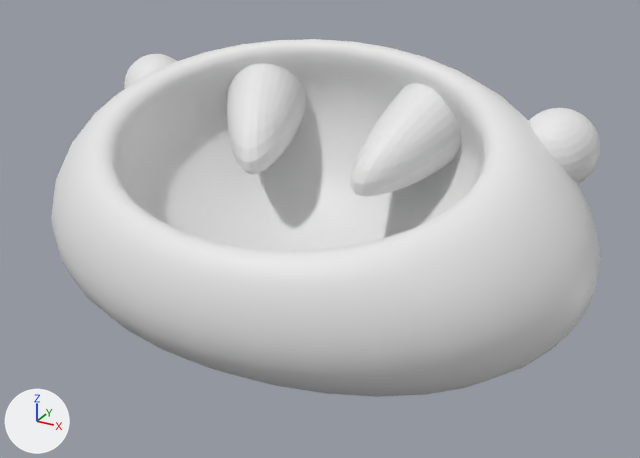
One commit to the Blender file Blender/Models/Zobbler.blend: the scene before it, then after it.
Camera for both pictures: a 50 mm camera at (2.26, -4.04, 1.91) aimed at (0.08, -0.08, -0.07). Lighting does not change. The marker at lower left points along +X, +Y and +Z. The first picture is the older version.

Before the edit, the objects in view are built like this:
```python
me_cylinder = bpy.data.meshes.new('Cylinder')
me_cylinder.from_pydata(...)  # 42 vertices, 40 faces; spans x -1.94..1.94, y -1.35..1.19, z -1.02..0.99
me_cylinder.polygons.foreach_set('use_smooth', [True] * 40)
me_cylinder_001 = bpy.data.meshes.new('Cylinder.001')
me_cylinder_001.from_pydata(...)  # 17 vertices, 12 faces; spans x -1.28..1.28, y -1.28..1.28, z -1.0..3.59
me_sphere = bpy.data.meshes.new('Sphere')
me_sphere.from_pydata(...)  # a UV sphere (32 segments, 16 rings, poles along z) spanning x -1.0..1.0, y -1.0..1.0, z -1.0..1.0
ob_cylinder = bpy.data.objects.new('Cylinder', me_cylinder)
ob_cylinder.location = (0.0, 0.0, 0.0)
_m = ob_cylinder.modifiers.new('Subdivision', 'SUBSURF')
_m.levels = 4
ob_cylinder_001 = bpy.data.objects.new('Cylinder.001', me_cylinder_001)
ob_cylinder_001.location = (-0.483, 0.266, 0.421)
ob_cylinder_001.rotation_euler = (2.009, -0.15, 0.308)  # degrees (115, -8.6, 18)
ob_cylinder_001.scale = (0.226, 0.226, 0.226)
_m = ob_cylinder_001.modifiers.new('Mirror', 'MIRROR')
_m.mirror_object = ob_empty
_m = ob_cylinder_001.modifiers.new('Subdivision', 'SUBSURF')
_m.levels = 3
ob_sphere = bpy.data.objects.new('Sphere', me_sphere)
ob_sphere.location = (-1.263, 0.252, 0.488)
ob_sphere.rotation_euler = (0.492, 0.0, 0.0)  # degrees (28, 0, 0)
ob_sphere.scale = (0.204, 0.204, 0.204)
_m = ob_sphere.modifiers.new('Mirror', 'MIRROR')
_m.mirror_object = ob_empty
```
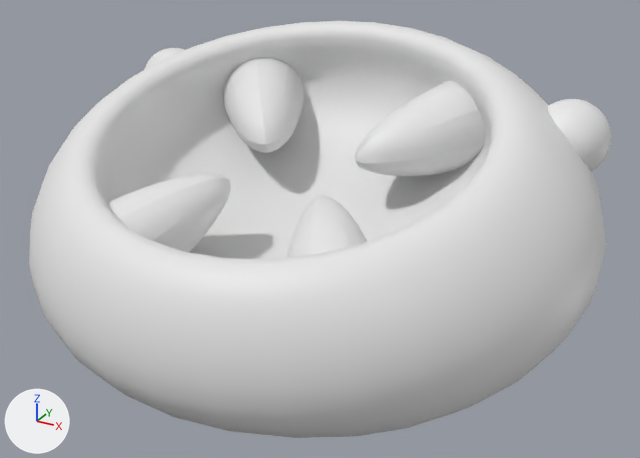
What differs and where, as boxes (x1, y1, x2, y2) in the pictures (640 x 458 px):
'Cylinder', reshaped (16% taller): before (51, 39, 600, 397); after (29, 21, 606, 438)
'Cylinder.001', moved, turned: before (227, 63, 461, 196); after (223, 58, 485, 176)
'Cylinder.002', added: after (107, 174, 368, 257)
'Sphere', moved: before (124, 54, 600, 184); after (144, 48, 611, 172)

Patch to the scene script:
```diff
--- a/Blender/Models/Zobbler.blend.py
+++ b/Blender/Models/Zobbler.blend.py
@@ me_cylinder @@
 # used by ob_cylinder; location = (0.0, 0.0, 0.0)
-me_cylinder.from_pydata(...)  # 42 vertices, 40 faces; spans x -1.94..1.94, y -1.35..1.19, z -1.02..0.99
+me_cylinder.from_pydata(...)  # 42 vertices, 40 faces; spans x -1.93..1.93, y -1.72..1.66, z -1.02..1.05
+# me_cylinder part 1: 42 of 42 vertices moved; they spanned x -1.94..1.94, y -1.35..1.19, z -1.02..0.99 and now span x -1.93..1.93, y -1.72..1.66, z -1.02..1.05; mean shift (0.0, 0.01, 0.03)
@@ me_cylinder_002 @@
+me_cylinder_002.from_pydata([(0.0, 1.28, -1.0), (0.0, 0.93, 1.02), (0.9, 0.9, -1.0), (0.66, 0.66, 1.02), (1.28, 0.0, -1.0), (0.93, 0.0, 1.02), (0.9, -0.9, -1.0), (0.66, -0.66, 1.02), (0.0, -1.28, -1.0), (0.0, -0.93, 1.02), (-0.9, -0.9, -1.0), (-0.66, -0.66, 1.02), (-1.28, 0.0, -1.0), (-0.93, 0.0, 1.02), (-0.9, 0.9, -1.0), (-0.66, 0.66, 1.02), (0.0, 0.0, 3.59)], [], [(0, 1, 3, 2), (2, 3, 5, 4), (4, 5, 7, 6), (6, 7, 9, 8), (8, 9, 11, 10), (10, 11, 13, 12), (13, 11, 9, 16), (12, 13, 15, 14), (14, 15, 1, 0), (15, 13, 16, 1), (1, 16, 5, 3), (16, 9, 7, 5)])
+me_cylinder_002.polygons.foreach_set('use_smooth', [True] * 12)
@@ ob_sphere @@
 ob_sphere = bpy.data.objects.new('Sphere', me_sphere)
-ob_sphere.location = (-1.263, 0.252, 0.488)
+ob_sphere.location = (-1.274, 0.448, 0.488)
 ob_sphere.rotation_euler = (0.492, 0.0, 0.0)  # degrees (28, 0, 0)
@@ ob_cylinder_001 @@
 ob_cylinder_001 = bpy.data.objects.new('Cylinder.001', me_cylinder_001)
-ob_cylinder_001.location = (-0.483, 0.266, 0.421)
-ob_cylinder_001.rotation_euler = (2.009, -0.15, 0.308)  # degrees (115, -8.6, 18)
+ob_cylinder_001.location = (-0.542, 0.36, 0.421)
+ob_cylinder_001.rotation_euler = (1.721, -0.139, 0.56)  # degrees (99, -8, 32)
 ob_cylinder_001.scale = (0.226, 0.226, 0.226)
@@ ob_cylinder_002 @@
+ob_cylinder_002 = bpy.data.objects.new('Cylinder.002', me_cylinder_002)
+ob_cylinder_002.location = (-0.53, -0.775, 0.056)
+ob_cylinder_002.rotation_euler = (1.079, -0.457, 2.764)  # degrees (62, -26, 158)
+ob_cylinder_002.scale = (0.226, 0.226, 0.226)
+_m = ob_cylinder_002.modifiers.new('Mirror', 'MIRROR')
+_m.mirror_object = ob_empty
+_m = ob_cylinder_002.modifiers.new('Subdivision', 'SUBSURF')
+_m.levels = 3
```
